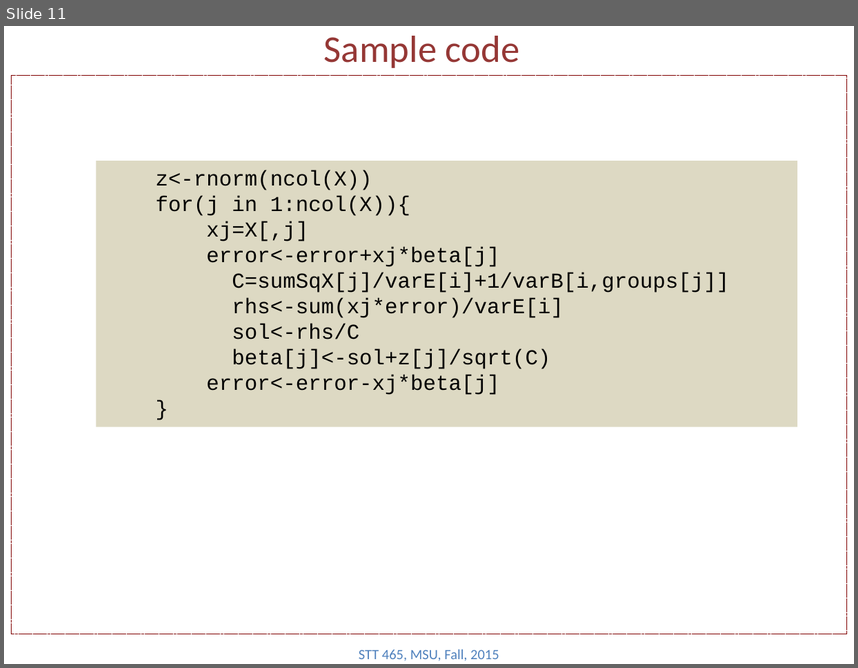
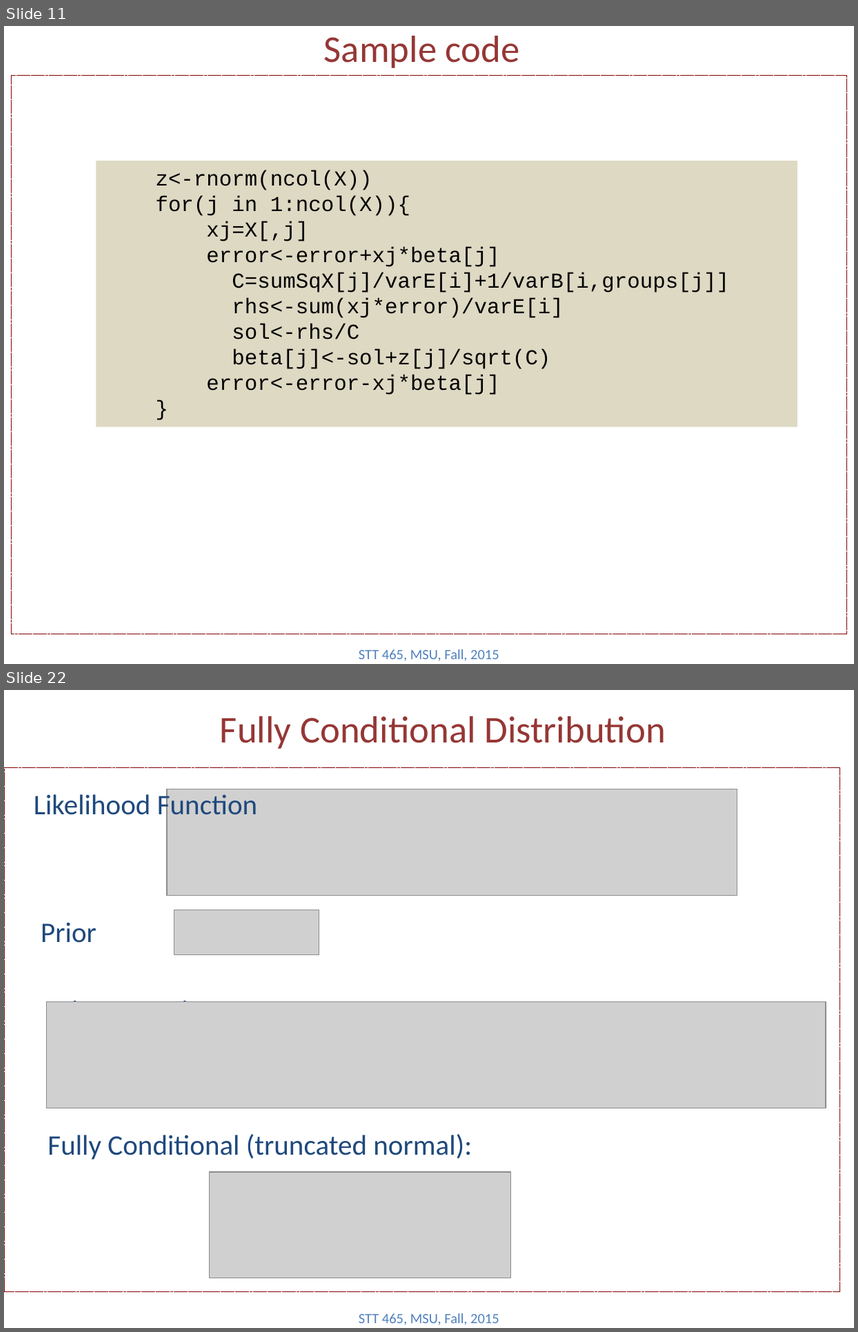
Before and after one commit to Boukos/STT465, a slide deck: STT465_13.pptx. Shown one above the other, each under a label of ours: slide 11 before the commit, slides 11 and 22 after it; the slides between them are not shown. The pictures are 858x668 and 858x1332 pixels, drawn with LibreOffice and Linux fonts; fonts in the diff are those of the drawing; grey boxes stand for pictures. Boxes give left, top, right and bottom in pixels: in the first picture for what was removed or moved away, otherwise in the second. Text is boxed around its words. In the diff, an @@ line names an element or a change of style, - is before the commit and + after.

```diff
--- a/STT465_13.pptx
+++ b/STT465_13.pptx
@@ slide 22 added at (4,690,854,1328), background #FFFFFF @@
@@ title added at (220,716,666,749), 32 pt, text #953735 @@
+Fully Conditional Distribution
@@ rectangle added at (4,768,840,1292), outline #800000 0.75 pt dashed @@
@@ text added at (34,791,257,821), 24 pt, text #1F497D @@
+Likelihood Function
@@ picture added at (168,789,737,896) @@
@@ picture added at (174,909,319,954) @@
@@ text added at (41,922,96,943), 24 pt, text #1F497D @@
+Prior
@@ text added at (47,996,221,1002), 24 pt, text #1F497D @@
+Joint Posterior:
@@ picture added at (47,1002,826,1108) @@
@@ text added at (47,1134,472,1159), 24 pt, text #1F497D @@
+Fully Conditional (truncated normal):
@@ picture added at (210,1172,512,1279) @@
@@ text added at (359,1312,499,1325), 12 pt, text #4F81BD @@
+STT 465, MSU, Fall, 2015
```
Also in this commit, not shown: 2 slides changed, 9 other slides added, 1 slide removed.
